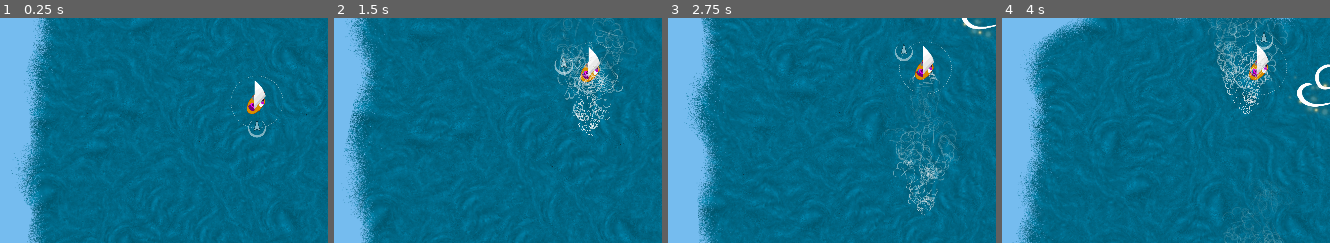
Above: before the commit, frames 1-4 (left to right).
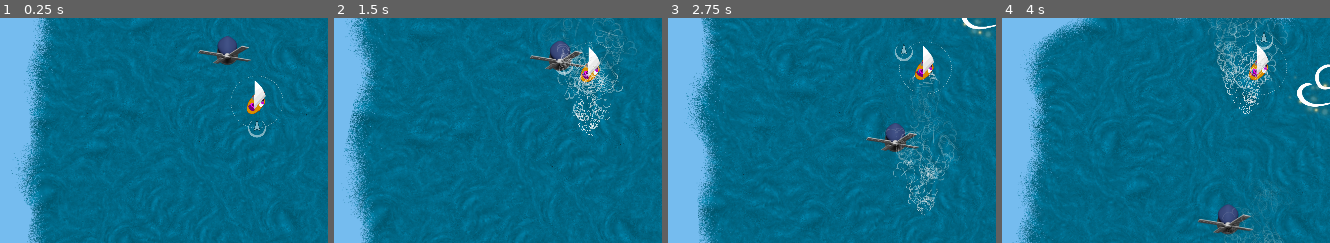
Above: after the commit, the same moments.

Repository: derhannesb/mergicians
Game: Godot game, scene res://scenes/main.tscn
Same seed, same stepped clock (60 frames per second), same inputs: the game is played once before the commit and once after it.
Inputs:
- Up to frame 1 (0.25 s): no input
- Up to frame 2 (1.5 s): hold D (right) 0.53-1.28 s; hold Space (action) 0.53-1.28 s; hold A (left) from 1.28 s (still down); tap Page Up (zoom_in) at 1.35 s
- Up to frame 3 (2.75 s): release A (left) at 2.03 s; hold D (right) from 2.03 s (still down); tap Page Down (zoom_out) at 2.1 s
- Up to frame 4 (4 s): tap Space (action) at 2.85 s; release D (right) at 3.53 s; hold A (left) from 3.53 s (still down); tap Page Up (zoom_in) at 3.6 s
The pictures show only the part of the screen within x 0-50%, y 31-81%; the shares and areas given below are measured in that part.

The runs differ from the first frame. In frame 1, 0.9% of the frame differs, in the area x 60-77%, y 8-21%; in frame 2, 1.0%; in frame 3, 0.9%; in frame 4, 1.0%, in the area x 59-77%, y 82-97%.

Commit message:
add basic windmill functionality

Diff:
--- a/scenes/WindGenerator.gd
+++ b/scenes/WindGenerator.gd
@@ -24,3 +24,6 @@
 		var collider = $RayCast2D.get_collider()
 		if (collider.is_in_group("ship")):
 			collider.apply_impulse(Vector2(0,0), $Target.position.rotated(rotation)*strength)
+
+		if (collider.is_in_group("windmill")):
+			collider.get_parent().blow(strength)
--- a/scenes/WindGenerator.tscn
+++ b/scenes/WindGenerator.tscn
@@ -90,7 +90,6 @@
 "windgenerator",
 ]]
 
-editor/display_folded = true
 position = Vector2( 368.23, 118.955 )
 script = ExtResource( 1 )
 _sections_unfolded = [ "Transform" ]
@@ -126,7 +125,7 @@
 enabled = true
 exclude_parent = true
 cast_to = Vector2( 0, 150 )
-collision_mask = 1
+collision_mask = 2
 _sections_unfolded = [ "Transform" ]
 
 [node name="Target" type="Node2D" parent="." index="2"]
--- /dev/null
+++ b/scenes/Windmill.gd
@@ -0,0 +1,19 @@
+extends Node2D
+
+var max_energy = 100
+var energy = 0
+
+func _ready():
+	pass
+
+func _process(delta):
+	if (energy > 0):
+		$AnimationPlayer.playback_speed = energy / max_energy * 20
+		energy -= 0.25
+	else:
+		energy = 0
+		$AnimationPlayer.playback_speed = 0
+
+func blow(energy):
+	print(self.energy)
+	self.energy += energy*8
--- a/scenes/Windmill.tscn
+++ b/scenes/Windmill.tscn
@@ -1,6 +1,7 @@
-[gd_scene load_steps=3 format=2]
+[gd_scene load_steps=5 format=2]
 
-[ext_resource path="res://gfx/windmill.png" type="Texture" id=1]
+[ext_resource path="res://scenes/Windmill.gd" type="Script" id=1]
+[ext_resource path="res://gfx/windmill.png" type="Texture" id=2]
 
 [sub_resource type="Animation" id=1]
 
@@ -21,16 +22,23 @@
 "values": [ 1, 2, 3, 3 ]
 }
 
-[node name="Windmill" type="Node2D"]
+[sub_resource type="RectangleShape2D" id=2]
 
-editor/display_folded = true
+custom_solver_bias = 0.0
+extents = Vector2( 72, 36 )
+
+[node name="Windmill" type="Node2D" groups=[
+"windmill",
+]]
+
 position = Vector2( 77.6729, 149.024 )
+script = ExtResource( 1 )
 
 [node name="Sprite" type="Sprite" parent="." index="0"]
 
-texture = ExtResource( 1 )
+texture = ExtResource( 2 )
 hframes = 4
-frame = 3
+frame = 2
 _sections_unfolded = [ "Animation", "Transform" ]
 
 [node name="AnimationPlayer" type="AnimationPlayer" parent="." index="1"]
@@ -39,7 +47,27 @@
 autoplay = "milling"
 playback_process_mode = 1
 playback_default_blend_time = 1.0
-playback_speed = 4.0
+playback_speed = 3.0
 anims/milling = SubResource( 1 )
 blend_times = [  ]
 _sections_unfolded = [ "Playback Options" ]
+
+[node name="Area2D" type="Area2D" parent="." index="2" groups=[
+"windmill",
+]]
+
+input_pickable = true
+gravity_vec = Vector2( 0, 1 )
+gravity = 98.0
+linear_damp = 0.1
+angular_damp = 1.0
+collision_layer = 2
+collision_mask = 2
+audio_bus_override = false
+audio_bus_name = "Master"
+_sections_unfolded = [ "Collision" ]
+
+[node name="CollisionShape2D" type="CollisionShape2D" parent="Area2D" index="0"]
+
+position = Vector2( -0.468994, 3.28291 )
+shape = SubResource( 2 )
--- a/scenes/main.tscn
+++ b/scenes/main.tscn
@@ -1,11 +1,12 @@
-[gd_scene load_steps=5 format=2]
+[gd_scene load_steps=6 format=2]
 
 [ext_resource path="res://scenes/Terrain.tscn" type="PackedScene" id=1]
 [ext_resource path="res://scenes/Ship.tscn" type="PackedScene" id=2]
 [ext_resource path="res://scenes/Weather.tscn" type="PackedScene" id=3]
 [ext_resource path="res://scenes/Weather.gd" type="Script" id=4]
+[ext_resource path="res://scenes/Windmill.tscn" type="PackedScene" id=5]
 
-[node name="World" type="Node2D" index="0"]
+[node name="World" type="Node2D"]
 
 _sections_unfolded = [ "Transform" ]
 
@@ -18,3 +19,7 @@
 [node name="Weather" parent="." index="2" instance=ExtResource( 3 )]
 
 script = ExtResource( 4 )
+
+[node name="Windmill" parent="." index="3" instance=ExtResource( 5 )]
+
+position = Vector2( 327.403, 326.773 )
Binary file changed: gfx/windmill.png
